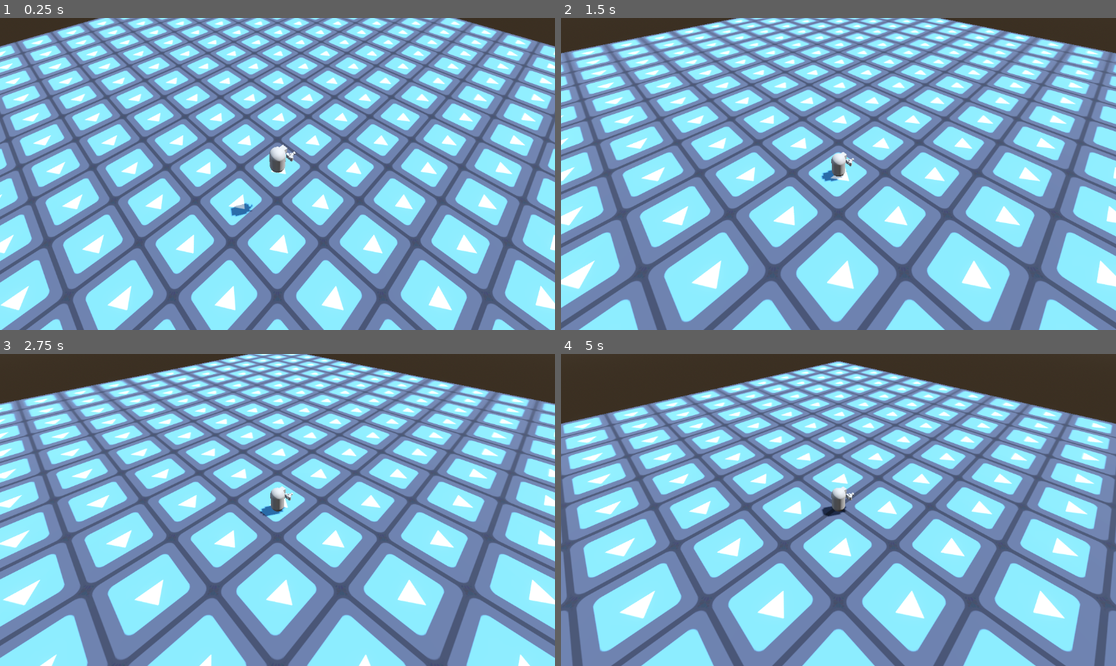
Above: before the commit, frames 1-4 (two rows, left to right).
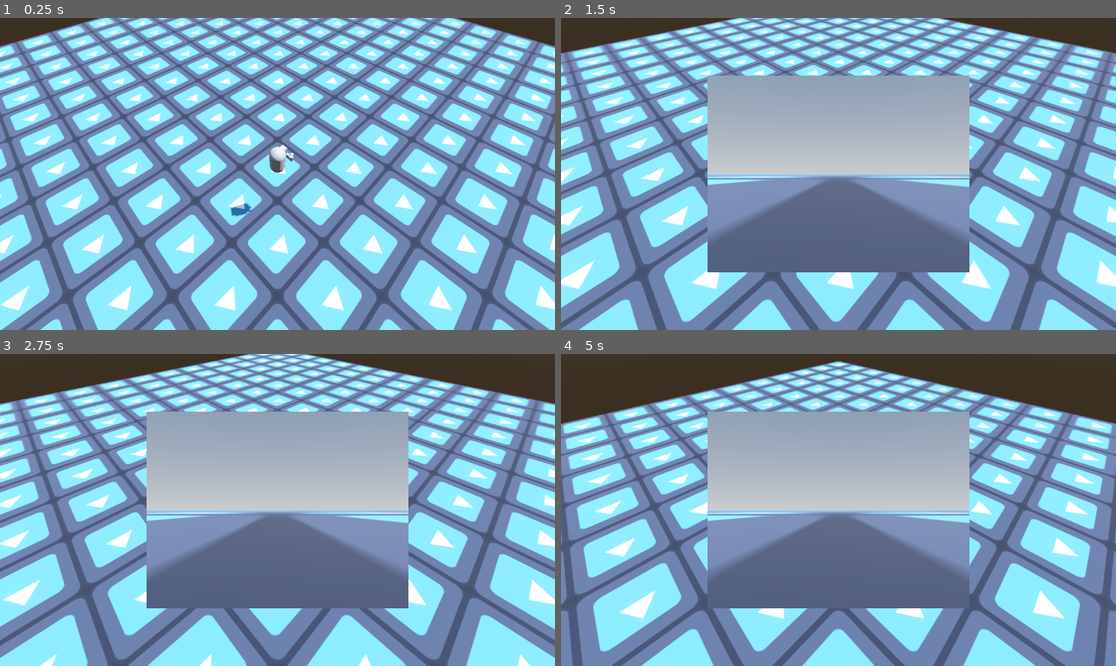
Above: after the commit, the same moments.

Repository: Vladimir-Maks/PhotikMasterShop
Game: Godot game, scene res://levels/test.tscn
The game is run twice, just before and just after one commit, with the same random seed, the same clock (stepped at 60 frames per second) and the same inputs. The engine's default icon, where the game draws it, is replaced by a stand-in: a white triangle on a blue panel in a dark square.
Inputs (mouse positions are in pixels of both pictures, inside the frame that each line leads up to):
- Up to frame 1 (0.25 s): no input
- Up to frame 2 (1.5 s): tap Enter (ui_accept) at 0.5, 0.6, 0.77, 1.07 s; move the mouse to (866, 174) at 0.52 s; hold Up (ui_up) from 0.53 s (still down); move the mouse to (810, 174) at 1.27 s; tap Alt (camera_free_look) at 1.35 s
- Up to frame 3 (2.75 s): keep holding Up (ui_up); tap Enter (ui_accept) at 1.52, 1.55, 1.82, 2.3 s; move the mouse to (288, 503) at 2.02 s; hold Mouse wheel up (camera_zoom_in) from 2.03 s (still down)
- Up to frame 4 (5 s): keep holding Up (ui_up); move the mouse to (832, 516) at 2.77 s; release Mouse wheel up (camera_zoom_in) at 2.78 s; tap Mouse wheel down (camera_zoom_out) at 2.85 s; tap Enter (ui_accept) at 3.02, 3.05, 3.32, 3.6, 3.77, 4.07, 4.52, 4.55, 4.82 s; move the mouse to (877, 513) at 3.52 s; move the mouse to (794, 506) at 4.27 s; tap Alt (camera_free_look) at 4.35 s

The runs differ from the first frame. In frame 1, less than 0.1% of the frame differs, in the area x 45-54%, y 42-61%; in frame 2, 26%; in frame 3, 26%; in frame 4, 27%, in the area x 26-74%, y 18-82%.

Commit message:
added rendering of photo on shot with simple photo-show animation

Diff:
--- a/player/items/camera/camera.gd
+++ b/player/items/camera/camera.gd
@@ -1,4 +1,5 @@
 extends Node3D
+class_name CameraItem
 
 @onready var camera_shot : CameraShot = %CameraShot
 @onready var transform_rays : TransformRays = %TransformRays
--- a/player/items/camera/camera.tscn
+++ b/player/items/camera/camera.tscn
@@ -28,11 +28,10 @@
 [sub_resource type="BoxMesh" id="BoxMesh_rl5ao"]
 size = Vector3(0.1, 0.1, 0.05)
 
-[sub_resource type="SphereMesh" id="SphereMesh_p5spu"]
-radius = 0.1
-height = 0.2
-radial_segments = 8
-rings = 8
+[sub_resource type="CylinderMesh" id="CylinderMesh_rl5ao"]
+top_radius = 0.05
+bottom_radius = 0.05
+height = 0.01
 
 [node name="Node3D" type="Node3D" unique_id=399955640]
 script = ExtResource("1_p5spu")
@@ -74,7 +73,9 @@
 gizmo_extents = 1.0
 
 [node name="MeshInstance3D" type="MeshInstance3D" parent="RaysPivot/FocalPoint" unique_id=734314125]
-mesh = SubResource("SphereMesh_p5spu")
+transform = Transform3D(1, 0, 0, 0, -4.371139e-08, -1, 0, 1, -4.371139e-08, 0, 0, 0)
+visible = false
+mesh = SubResource("CylinderMesh_rl5ao")
 
 [node name="Interface" type="Node" parent="." unique_id=1115063143]
 
--- a/player/items/camera/shot.gd
+++ b/player/items/camera/shot.gd
@@ -17,7 +17,7 @@
 		var point := guide_file.get_point_position(i) * POINT_SCALE
 		rays_guide.append(Vector3(point.x, point.y, 0))
 
-func shot() -> void:
+func shot() -> int:
 	var results : Array[Dictionary] = [] # intersect_ray return value is ass
 	var space_state := pivot.get_world_3d().direct_space_state
 
@@ -31,5 +31,5 @@
 
 		var result := space_state.intersect_ray(query)
 		results.append(result)
-		if result:
-			print("success")
+
+	return results.size()
--- a/player/player.tscn
+++ b/player/player.tscn
@@ -2,6 +2,7 @@
 
 [ext_resource type="PackedScene" uid="uid://cnw1gs866b7h5" path="res://player/items/camera/camera.tscn" id="1_g1dw6"]
 [ext_resource type="Script" uid="uid://dcnaq3pdl67u2" path="res://player/movement.gd" id="2_g1dw6"]
+[ext_resource type="PackedScene" uid="uid://cn8juecy548cq" path="res://player/ui/photo_screen.tscn" id="2_qjkh3"]
 [ext_resource type="Script" uid="uid://bmfc64ydmj6mh" path="res://player/camera.gd" id="2_yw30f"]
 [ext_resource type="Script" uid="uid://cosvh3hruxhlt" path="res://player/shoot.gd" id="4_yw30f"]
 
@@ -23,6 +24,7 @@
 transform = Transform3D(1, 0, 0, 0, 1, 0, 0, 0, 1, 0.46412385, 0.22703514, -0.57325536)
 
 [node name="CameraItem" parent="Hands" unique_id=399955640 instance=ExtResource("1_g1dw6")]
+unique_name_in_owner = true
 
 [node name="MeshInstance3D" type="MeshInstance3D" parent="Hands" unique_id=2052699844]
 transform = Transform3D(0.18, 0, 0, 0, 0.18, 0, 0, 0, 0.18, 0, 0, 0)
@@ -49,16 +51,19 @@
 anchor_bottom = 1.0
 grow_horizontal = 2
 grow_vertical = 2
-stretch = true
 
 [node name="FPVSubViewport" type="SubViewport" parent="SubViewportContainer" unique_id=826408230]
+unique_name_in_owner = true
 handle_input_locally = false
-size = Vector2i(1152, 648)
-render_target_clear_mode = 2
+size = Vector2i(800, 600)
+render_target_clear_mode = 1
 render_target_update_mode = 4
 
-[node name="Camera3D" type="Camera3D" parent="SubViewportContainer/FPVSubViewport" unique_id=1815120584]
+[node name="FpsCamera3D" type="Camera3D" parent="SubViewportContainer/FPVSubViewport" unique_id=1815120584]
+unique_name_in_owner = true
 transform = Transform3D(1, 0, 0, 0, 1, 0, 0, 0, 1, 0, 0.5774417, -0.4588905)
+fov = 40.0
+far = 1000.0
 
 [node name="CamSubViewport" type="SubViewport" parent="SubViewportContainer" unique_id=1443370904]
 handle_input_locally = false
@@ -68,6 +73,10 @@
 [node name="Camera3D" type="Camera3D" parent="SubViewportContainer/CamSubViewport" unique_id=1792527092]
 unique_name_in_owner = true
 transform = Transform3D(0.7071068, -0.6123724, 0.35355344, 5.1619143e-08, 0.5000001, 0.8660253, -0.7071068, -0.6123724, 0.35355353, 0, 0, 0)
+
+[node name="PhotoScreen" parent="SubViewportContainer" unique_id=172665628 instance=ExtResource("2_qjkh3")]
+unique_name_in_owner = true
+layout_mode = 2
 
 [node name="Interface" type="Node" parent="." unique_id=326599862]
 
--- a/player/shoot.gd
+++ b/player/shoot.gd
@@ -1,6 +1,17 @@
 extends Node
 
+@onready var camera_item : CameraItem = %CameraItem
+@onready var fps_subviewport : SubViewport = %FPVSubViewport
+@onready var photo_screen : PhotoScreen = %PhotoScreen
+@onready var fps_camera : Camera3D = %FpsCamera3D
 
-func _physics_process(delta: float) -> void:
+func _physics_process(_delta: float) -> void:
 	if Input.is_action_just_pressed("ui_accept"):
-		$"../../../Hands/CameraItem".camera_shot.shot()
+		var result := camera_item.camera_shot.shot()
+
+		if result:
+			fps_camera.global_transform = camera_item.global_transform
+			fps_subviewport.render_target_update_mode = SubViewport.UPDATE_ONCE
+			var photo : Texture2D = fps_subviewport.get_texture()
+			photo_screen.show_photo(photo)
+			print(photo.get_size())
--- /dev/null
+++ b/player/ui/photo_screen.gd
@@ -0,0 +1,22 @@
+extends Node
+
+class_name PhotoScreen
+
+@onready var photo_rect : TextureRect = %PhotoRect
+@onready var fade_out : AnimationPlayer = %AnimationPlayer
+@onready var timer : Timer = %Timer
+
+func _ready() -> void:
+	photo_rect.self_modulate.a = 0
+
+func show_photo(new_photo : Texture2D, want_fadeout : bool = true) -> void:
+	if new_photo:
+		photo_rect.set_texture(new_photo)
+	photo_rect.self_modulate.a = 1.0
+
+	if want_fadeout:
+		timer.start()
+
+
+func _on_timer_timeout() -> void:
+	fade_out.play("fade_out")
--- /dev/null
+++ b/player/ui/photo_screen.tscn
@@ -0,0 +1,71 @@
+[gd_scene format=3 uid="uid://cn8juecy548cq"]
+
+[ext_resource type="Script" uid="uid://027y7cnwr43c" path="res://player/ui/photo_screen.gd" id="1_2rw6d"]
+[ext_resource type="Texture2D" uid="uid://bhx3jn5tacgm3" path="res://icon.svg" id="1_ftpvu"]
+
+[sub_resource type="Animation" id="Animation_2rw6d"]
+length = 0.001
+tracks/0/type = "bezier"
+tracks/0/imported = false
+tracks/0/enabled = true
+tracks/0/path = NodePath(".:self_modulate:a")
+tracks/0/interp = 1
+tracks/0/loop_wrap = true
+tracks/0/keys = {
+"handle_modes": PackedInt32Array(0),
+"points": PackedFloat32Array(1, -0.25, 0, 0.25, 0),
+"times": PackedFloat32Array(0)
+}
+
+[sub_resource type="Animation" id="Animation_swo00"]
+resource_name = "fade_out"
+tracks/0/type = "bezier"
+tracks/0/imported = false
+tracks/0/enabled = true
+tracks/0/path = NodePath(".:self_modulate:a")
+tracks/0/interp = 1
+tracks/0/loop_wrap = true
+tracks/0/keys = {
+"handle_modes": PackedInt32Array(1, 1),
+"points": PackedFloat32Array(1, 0, 0, 0, 0, 0, 0, 0, 0, 0),
+"times": PackedFloat32Array(0, 1)
+}
+
+[sub_resource type="AnimationLibrary" id="AnimationLibrary_6k6bk"]
+_data = {
+&"RESET": SubResource("Animation_2rw6d"),
+&"fade_out": SubResource("Animation_swo00")
+}
+
+[node name="PhotoScreen" type="MarginContainer" unique_id=172665628]
+anchors_preset = 15
+anchor_right = 1.0
+anchor_bottom = 1.0
+grow_horizontal = 2
+grow_vertical = 2
+script = ExtResource("1_2rw6d")
+
+[node name="MarginContainer" type="MarginContainer" parent="." unique_id=1486241342]
+layout_mode = 2
+theme_override_constants/margin_left = 120
+theme_override_constants/margin_top = 120
+theme_override_constants/margin_right = 120
+theme_override_constants/margin_bottom = 120
+
+[node name="PhotoRect" type="TextureRect" parent="MarginContainer" unique_id=1669177691]
+unique_name_in_owner = true
+layout_mode = 2
+texture = ExtResource("1_ftpvu")
+expand_mode = 1
+stretch_mode = 5
+
+[node name="Timer" type="Timer" parent="MarginContainer/PhotoRect" unique_id=1466792751]
+unique_name_in_owner = true
+wait_time = 3.0
+one_shot = true
+
+[node name="AnimationPlayer" type="AnimationPlayer" parent="MarginContainer/PhotoRect" unique_id=639574930]
+unique_name_in_owner = true
+libraries/ = SubResource("AnimationLibrary_6k6bk")
+
+[connection signal="timeout" from="MarginContainer/PhotoRect/Timer" to="." method="_on_timer_timeout"]
Not shown, added: player/ui/photo_screen.gd.uid
